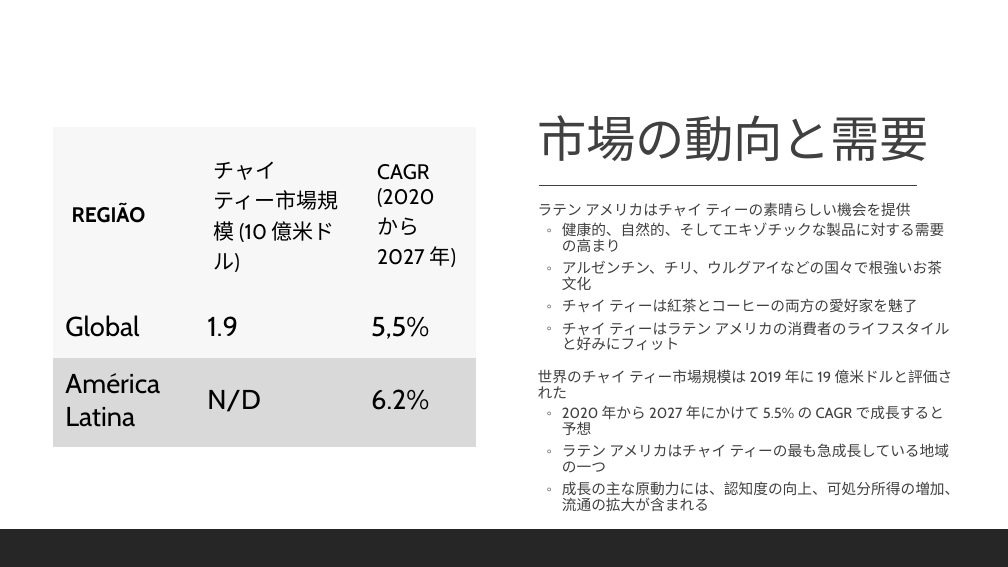
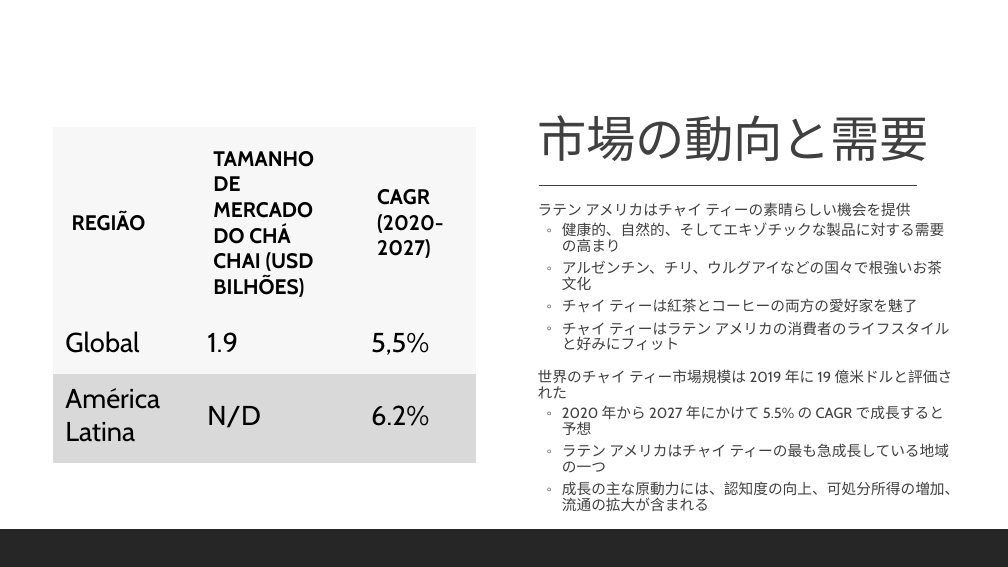
Before and after one commit to MicrosoftLearning/MS-4004-Empower-workforce-copilot-use-cases.pt-br, a slide deck: slide 7 of ResourceFiles/Mystic Spice Premium Chai Market Analysis Presentation.pptx. Drawn at 1008x567 pixels with LibreOffice and Linux fonts; fonts in the diff are those of the drawing. Boxes give left, top, right and bottom in pixels: in the first picture for what was removed or moved away, otherwise in the second. Text is boxed around its words. In the diff, an @@ line names an element or a change of style, - is before the commit and + after.

```diff
--- a/ResourceFiles/Mystic Spice Premium Chai Market Analysis Presentation.pptx
+++ b/ResourceFiles/Mystic Spice Premium Chai Market Analysis Presentation.pptx
@@ table at (53, 128, 476, 461) @@
-row 1, column 2: チャイ ティー市場規模 (10 億米ドル)
+row 1, column 2: TAMANHO DE MERCADO DO CHÁ CHAI (USD BILHÕES)
-row 1, column 3: CAGR (2020 から 2027 年)
+row 1, column 3: CAGR (2020-2027)
```
Also in this commit, not shown: 8 other slides changed, 32 other files.
